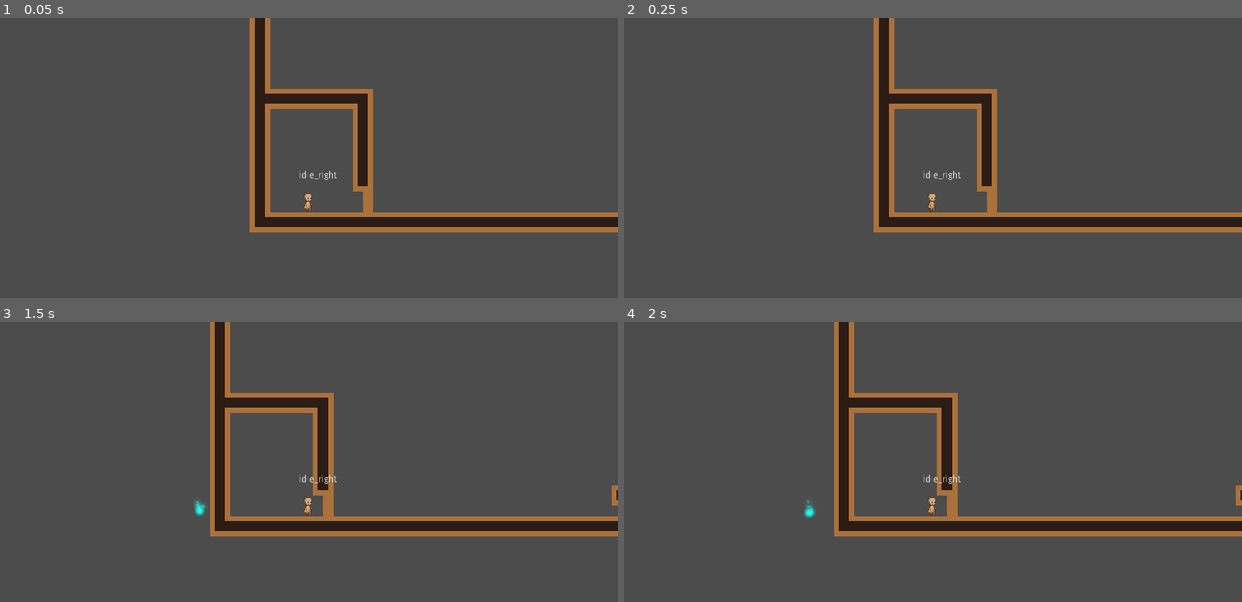
Above: before the commit, frames 1-4 (two rows, left to right).
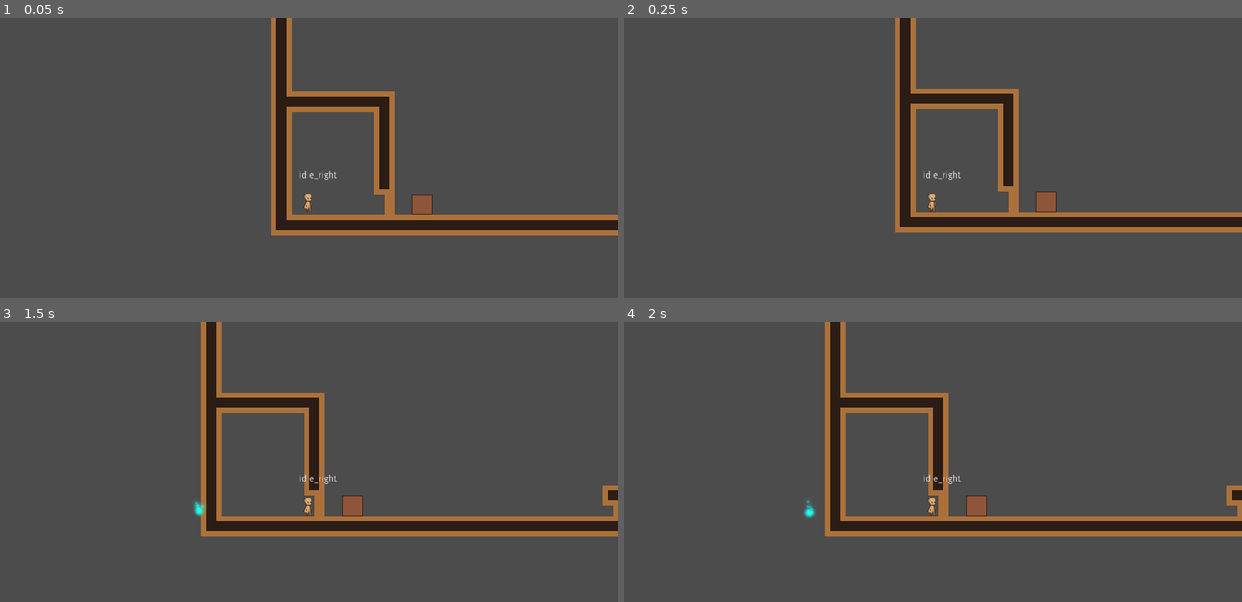
Above: after the commit, the same moments.

Repository: Sleeping-Robot-Games/tiny-human
Game: Godot game, scene res://levels/demo/home.tscn
Same seed, same stepped clock (60 frames per second), same inputs: the game is played once before the commit and once after it.
Inputs (mouse positions are in pixels of both pictures, inside the frame that each line leads up to):
- Up to frame 1 (0.05 s): no input
- Up to frame 2 (0.25 s): no input
- Up to frame 3 (1.5 s): tap Enter at 0.5 s; move the mouse to (444, 478) at 0.52 s; hold Right (move_right) 0.53-1.28 s; tap Space (jump) at 0.77 s; move the mouse to (185, 512) at 1.27 s; hold Down (move_down) from 1.28 s (still down)
- Up to frame 4 (2 s): keep holding Down (move_down); tap Space (jump) at 1.52 s

The runs differ from the first frame. In frame 1, 10% of the frame differs, in the area x 40-100%, y 0-78%; in frame 2, 7.6%; in frame 3, 5.3%; in frame 4, 5.3%.

Commit message:
Pushable box

Diff:
--- a/characters/player/player.gd
+++ b/characters/player/player.gd
@@ -22,6 +22,8 @@
 var can_double_jump = false
 var level_complete = false
 
+export (int, 0, 200) var push = 8
+
 onready var anim_player = $Body/AnimationPlayer
 onready var left_wall_raycast = $LeftWallRaycast
 onready var right_wall_raycast = $RightWallRaycast
@@ -41,7 +43,13 @@
 
 func _apply_movement(delta):
 	var snap = Vector2.DOWN if !is_jumping else Vector2.ZERO
-	velocity = move_and_slide_with_snap(velocity, snap, Vector2.UP)
+	velocity = move_and_slide_with_snap(velocity, snap, Vector2.UP, false, 4,
+	PI/4, false)
+
+	for i in get_slide_count():
+		var collision = get_slide_collision(i)
+		if collision.collider is MovableBox: ## TODO: Maybe use groups here
+			collision.collider.apply_central_impulse(-collision.normal * 2)
 
 	var was_grounded = is_grounded
 	is_grounded = _check_is_grounded()
--- a/levels/demo/home.tscn
+++ b/levels/demo/home.tscn
@@ -1,8 +1,9 @@
-[gd_scene load_steps=4 format=2]
+[gd_scene load_steps=5 format=2]
 
 [ext_resource path="res://levels/demo/home_test.tres" type="TileSet" id=1]
 [ext_resource path="res://characters/player/player.tscn" type="PackedScene" id=2]
 [ext_resource path="res://characters/wisp/wisp.tscn" type="PackedScene" id=3]
+[ext_resource path="res://objects/box/box.tscn" type="PackedScene" id=4]
 
 [node name="Demo" type="Node"]
 
@@ -13,8 +14,9 @@
 tile_data = PoolIntArray( -786411, 0, 15, -786410, 0, 524299, -786409, 0, 393230, -720875, 0, 262153, -720874, 0, 32769 …(15320 unchanged characters)…
 
 [node name="Player" parent="." instance=ExtResource( 2 )]
-position = Vector2( -420, 672 )
+position = Vector2( -453, 667 )
 
 [node name="Wisp" parent="Player" instance=ExtResource( 3 )]
-position = Vector2( -20, 5 )
-scale = Vector2( 0.25, 0.25 )
+
+[node name="Box" parent="." instance=ExtResource( 4 )]
+position = Vector2( -277, 688 )
--- /dev/null
+++ b/objects/box/box.gd
@@ -0,0 +1,5 @@
+extends RigidBody2D
+class_name MovableBox
+
+func _integrate_forces(state):
+	angular_velocity = 0
--- /dev/null
+++ b/objects/box/box.tscn
@@ -0,0 +1,16 @@
+[gd_scene load_steps=4 format=2]
+
+[ext_resource path="res://objects/box/box.png" type="Texture" id=1]
+[ext_resource path="res://objects/box/box.gd" type="Script" id=2]
+
+[sub_resource type="RectangleShape2D" id=1]
+extents = Vector2( 16, 16 )
+
+[node name="Box" type="RigidBody2D"]
+script = ExtResource( 2 )
+
+[node name="sprite" type="Sprite" parent="."]
+texture = ExtResource( 1 )
+
+[node name="CollisionShape2D" type="CollisionShape2D" parent="."]
+shape = SubResource( 1 )
--- a/project.godot
+++ b/project.godot
@@ -7,6 +7,16 @@
 ;   param=value ; assign values to parameters
 
 config_version=4
+
+_global_script_classes=[ {
+"base": "RigidBody2D",
+"class": "MovableBox",
+"language": "GDScript",
+"path": "res://objects/box/box.gd"
+} ]
+_global_script_class_icons={
+"MovableBox": ""
+}
 
 [application]
 
Binary file added: objects/box/box.png
Not shown, added: objects/box/box.png.import
